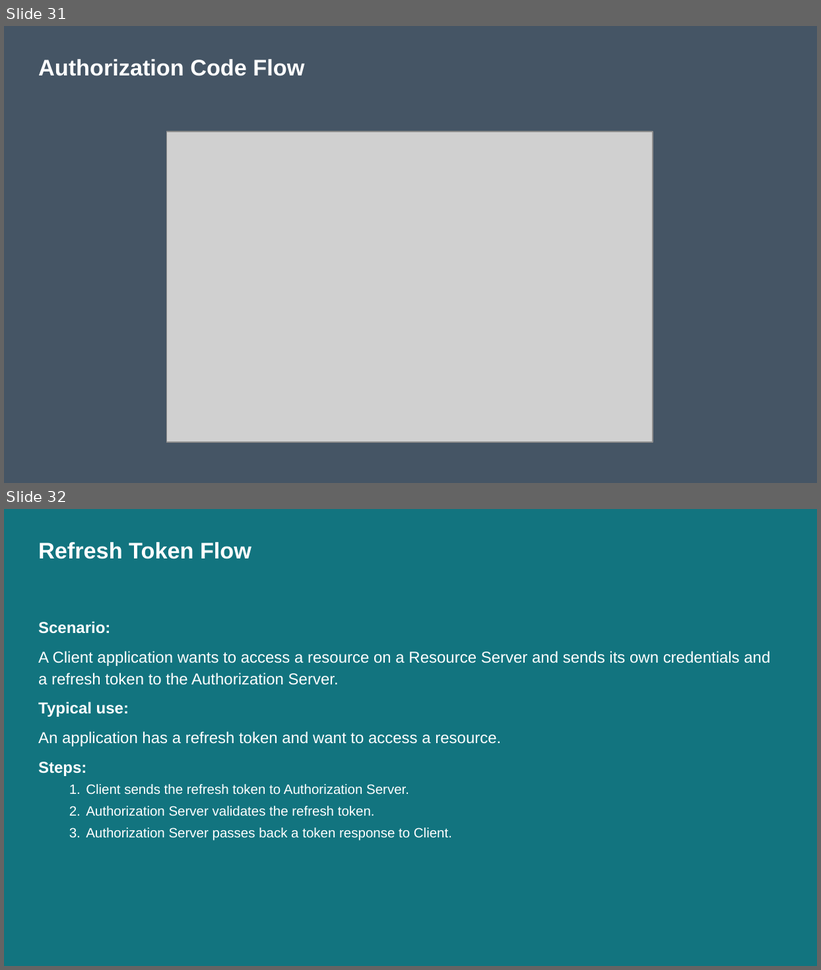
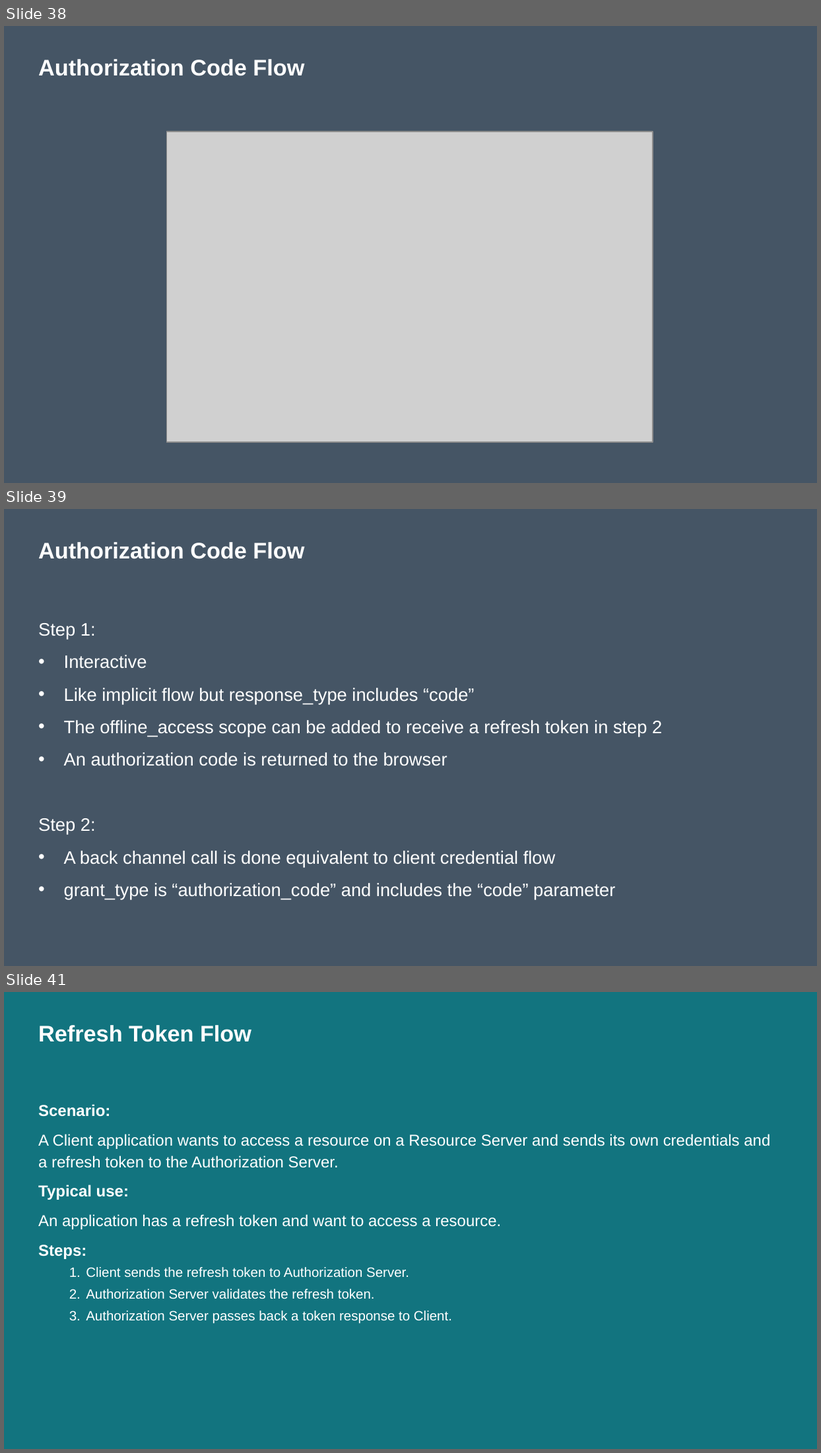
Before and after one commit to nickverschueren/devcruise-2019, a slide deck: Slides/OAuthAndOpenIdConnect.pptx. Shown one above the other, each under a label of ours: slides 31 and 32 before the commit, slides 38, 39 and 41 after it; the slides between them are not shown. The pictures are 821x970 and 821x1453 pixels, drawn with LibreOffice and Linux fonts; fonts in the diff are those of the drawing; grey boxes stand for pictures. Boxes give left, top, right and bottom in pixels: in the first picture for what was removed or moved away, otherwise in the second. Text is boxed around its words. In the diff, an @@ line names an element or a change of style, - is before the commit and + after.

```diff
--- a/Slides/OAuthAndOpenIdConnect.pptx
+++ b/Slides/OAuthAndOpenIdConnect.pptx
@@ slide 39 added at [4, 509, 817, 966], background #455565 @@
@@ title added at [38, 542, 304, 559], 20 pt, text #FFFFFF, bold @@
+Authorization Code Flow
@@ text added at [38, 623, 662, 900], 16 pt, text #FFFFFF @@
+Step 1:
+• Interactive
+• Like implicit flow but response_type includes “code”
+• The offline_access scope can be added to receive a refresh token in step 2
+• An authorization code is returned to the browser
+Step 2:
+• A back channel call is done equivalent to client credential flow
+• grant_type is “authorization_code” and includes the “code” parameter
@@ what was slide 31 is now slide 38 @@
@@ what was slide 32 is now slide 41 @@
```
Also in this commit, not shown: 10 slides changed, 11 other slides added, 1 other file.
